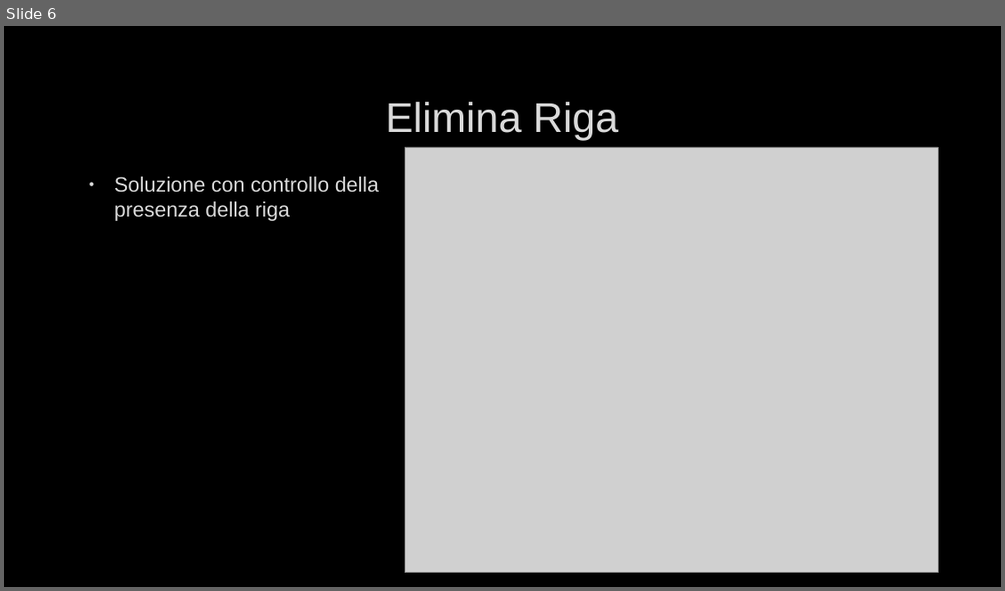
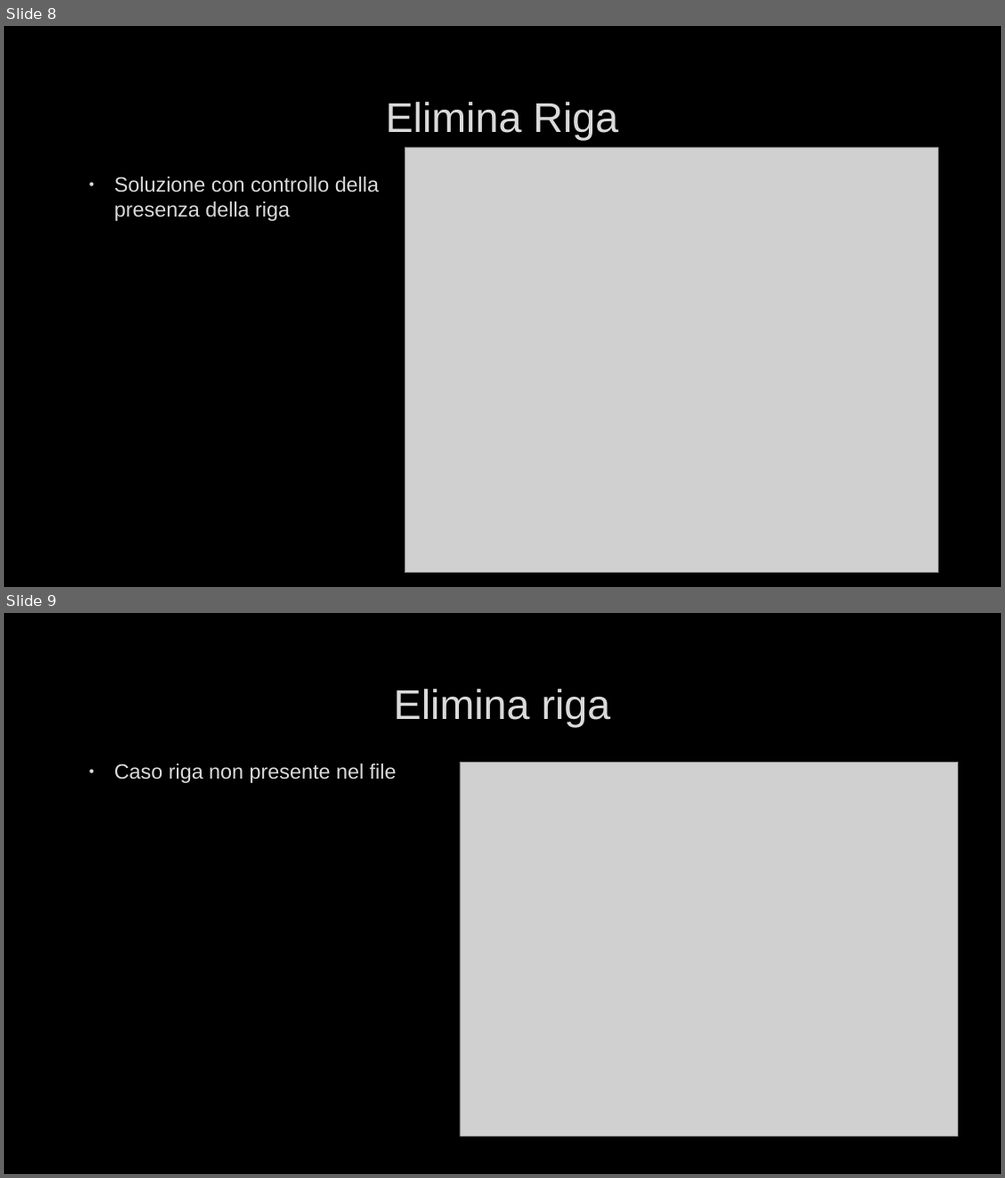
Before and after one commit to timeofview/reti-di-calcolatori, a slide deck: E6/Esercitazione 6.pptx. Shown one above the other, each under a label of ours: slide 6 before the commit, slides 8 and 9 after it. The pictures are 1005x591 and 1005x1178 pixels, drawn with LibreOffice and Linux fonts; fonts in the diff are those of the drawing; grey boxes stand for pictures; background and template pictures are left out. Boxes give left, top, right and bottom in pixels: in the first picture for what was removed or moved away, otherwise in the second. Text is boxed around its words. In the diff, an @@ line names an element or a change of style, - is before the commit and + after.

Commit message:
update presentation

```diff
--- a/E6/Esercitazione 6.pptx
+++ b/E6/Esercitazione 6.pptx
@@ slide 9 added at <box>4,613,1001,1174</box>, background picture (left out) @@
@@ title added at <box>394,689,611,727</box>, 40 pt, text #DADADA @@
+Elimina riga
@@ text added at <box>114,763,396,783</box>, 20 pt, text #DADADA @@
+• Caso riga non presente nel file
@@ picture added at <box>460,762,958,1135</box> @@
@@ what was slide 6 is now slide 8 @@
```
Also in this commit, not shown: 1 slide changed, 2 other slides added.
